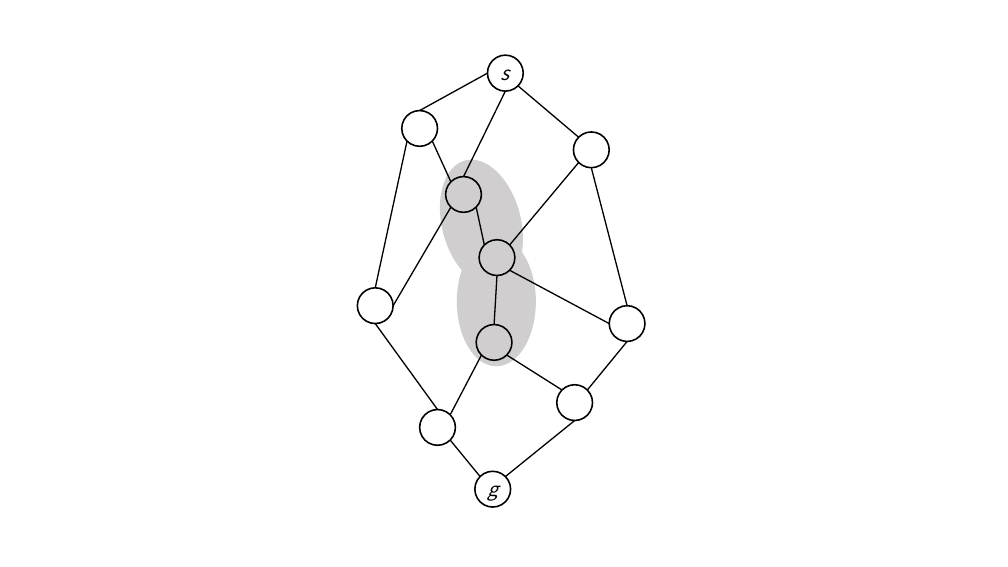
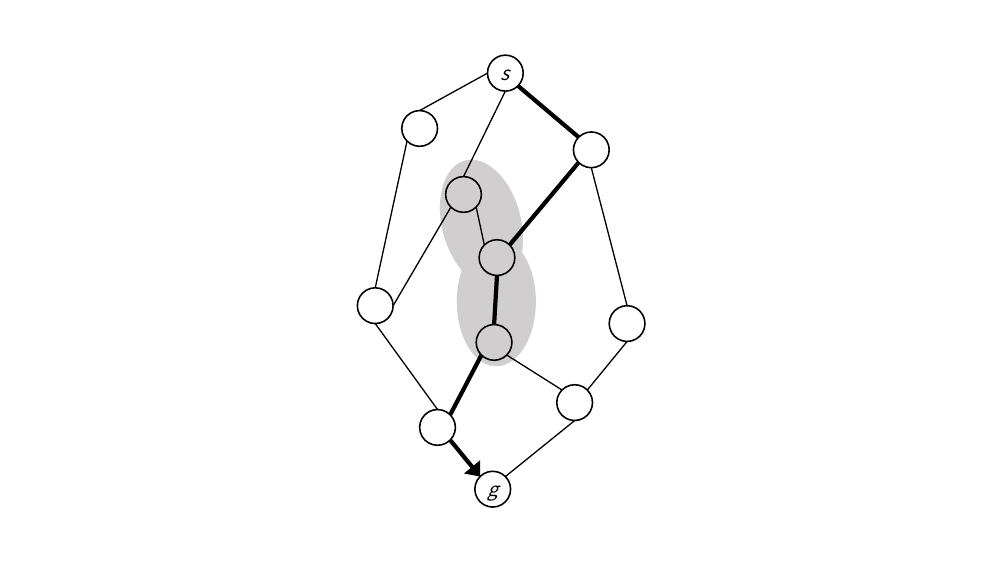
Before and after one commit to Ryo0021300/Monograph, a slide deck: slide 3 of Monograph/適応型の手順1.pptx. Drawn at 1008x567 pixels with LibreOffice and Linux fonts; fonts in the diff are those of the drawing. Boxes give left, top, right and bottom in pixels: in the first picture for what was removed or moved away, otherwise in the second. Text is boxed around its words. In the diff, an @@ line names an element or a change of style, - is before the commit and + after.

```diff
--- a/Monograph/適応型の手順1.pptx
+++ b/Monograph/適応型の手順1.pptx
@@ line (518, 86) - (578, 138): stroke #000000 1.25 pt to #000000 4 pt @@
@@ line removed from (433, 141) to (451, 182) @@
@@ line (510, 245) - (578, 163): stroke #000000 1.25 pt to #000000 4 pt @@
@@ line (497, 275) - (495, 324): stroke #000000 1.25 pt to #000000 4 pt @@
@@ line removed from (510, 271) to (609, 324) @@
@@ line (482, 355) - (451, 415): stroke #000000 1.25 pt to #000000 4 pt @@
@@ line (451, 440) - (480, 476): line to arrow; stroke #000000 1.25 pt to #000000 4 pt @@
```
Also in this commit, not shown: 3 other slides changed, 9 other files.
